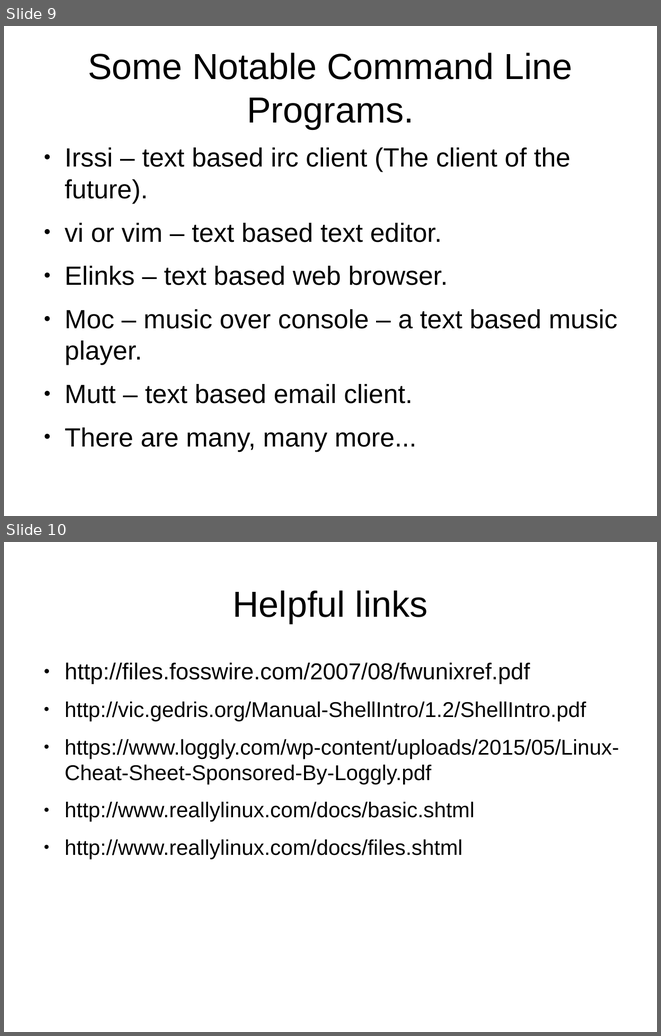
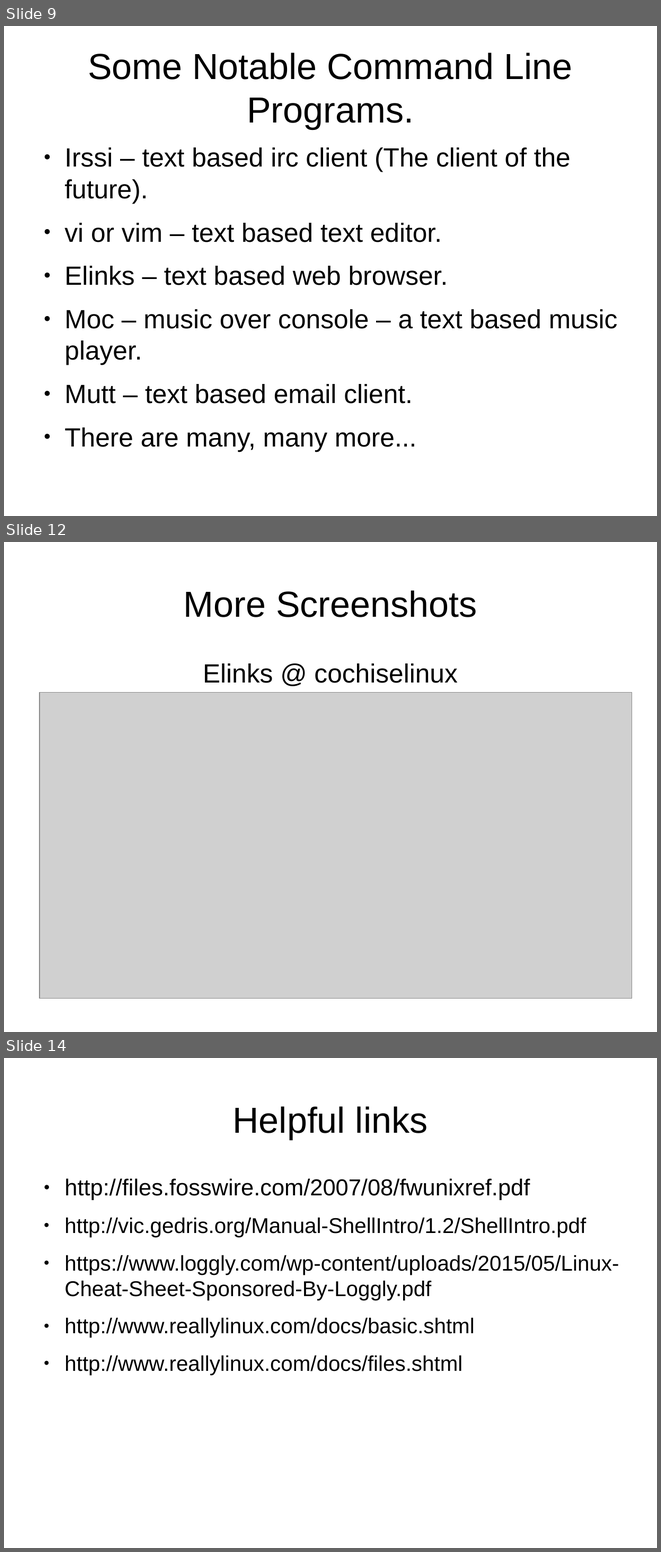
Before and after one commit to CochiseLinuxUsersGroup/Presentations, a slide deck: Terminal_For_Beginners/Terminal_For_Beginners.odp. Shown one above the other, each under a label of ours: slides 9 and 10 before the commit, slides 9, 12 and 14 after it; the slides between them are not shown. The pictures are 661x1036 and 661x1552 pixels, drawn with LibreOffice and Linux fonts; fonts in the diff are those of the drawing; grey boxes stand for pictures. Boxes give left, top, right and bottom in pixels: in the first picture for what was removed or moved away, otherwise in the second. Text is boxed around its words. In the diff, an @@ line names an element or a change of style, - is before the commit and + after.

```diff
--- a/Terminal_For_Beginners/Terminal_For_Beginners.odp
+++ b/Terminal_For_Beginners/Terminal_For_Beginners.odp
@@ slide 12 added at (x1=4, y1=542, x2=657, y2=1032), background #FFFFFF @@
@@ title added at (x1=184, y1=590, x2=477, y2=617), 44 pt, text #000000 @@
+More Screenshots
@@ subtitle added at (x1=203, y1=663, x2=458, y2=683), 32 pt, text #000000 @@
+Elinks @ cochiselinux
@@ picture added at (x1=40, y1=693, x2=632, y2=998) @@
@@ what was slide 10 is now slide 14 @@
```
Also in this commit, not shown: 3 other slides added, 1 other file.
